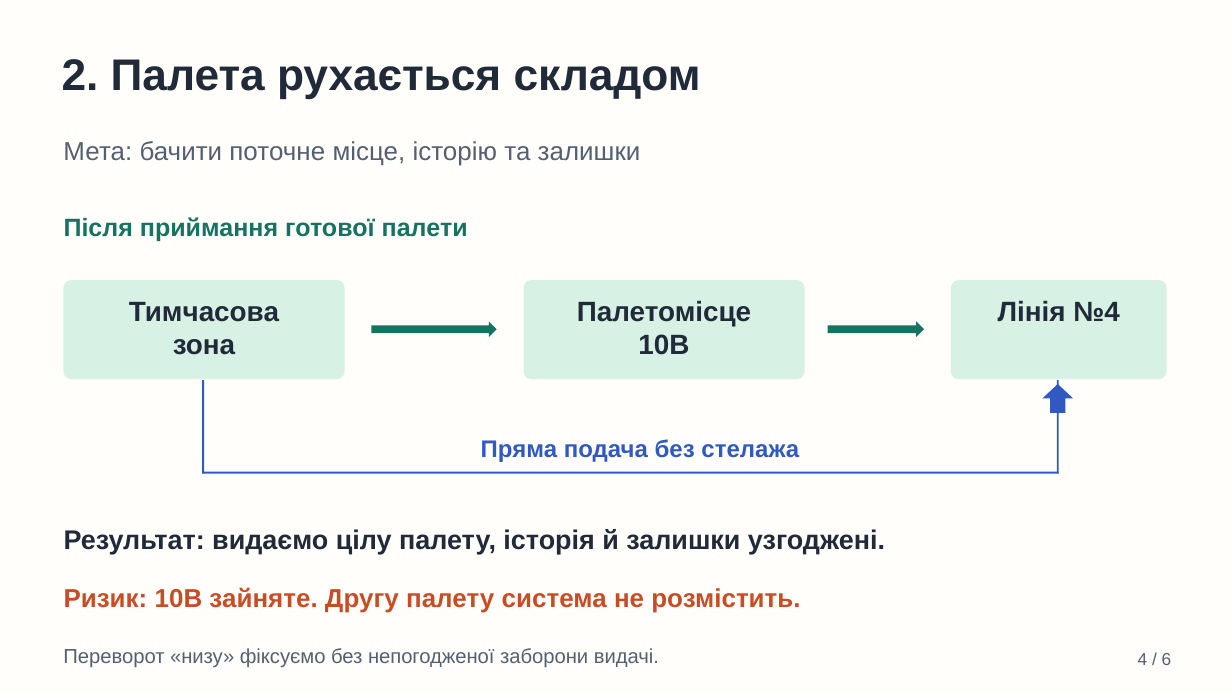
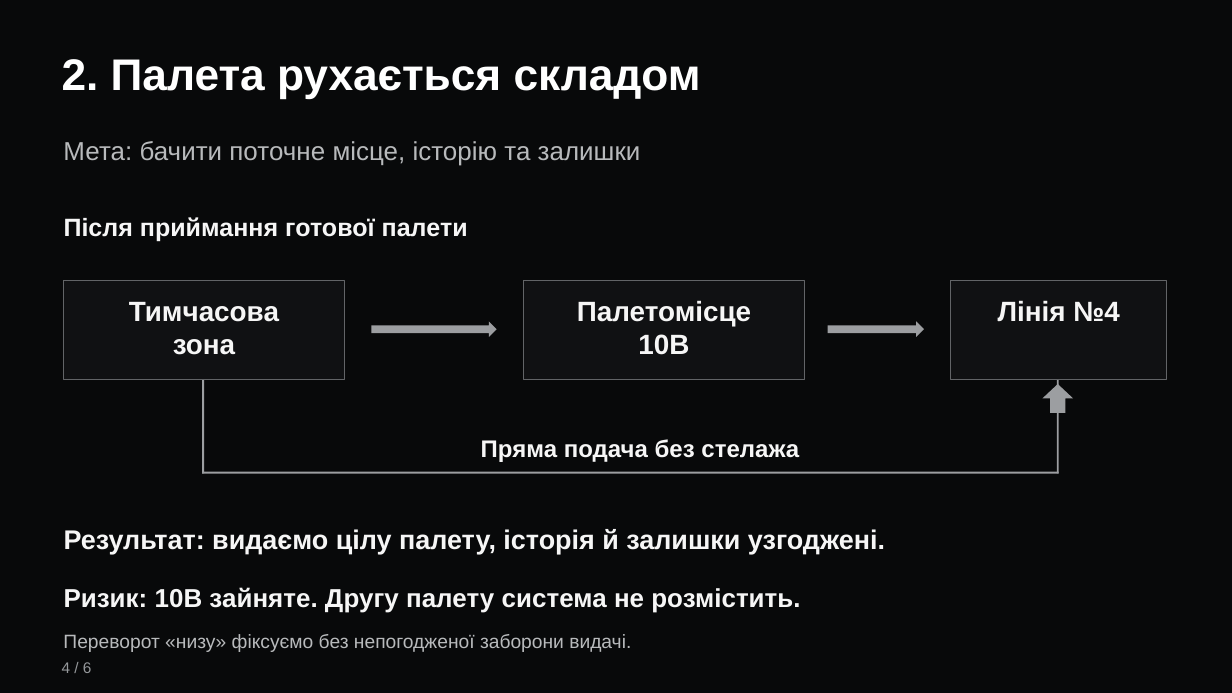
Before and after one commit to olehabram/pallet-warehouse, a slide deck: slide 4 of docs/Iterations_Discussion.pptx. Drawn at 1232x693 pixels with LibreOffice and Linux fonts; fonts in the diff are those of the drawing; background and template pictures are left out. Boxes give left, top, right and bottom in pixels: in the first picture for what was removed or moved away, otherwise in the second. Text is boxed around its words. In the diff, an @@ line names an element or a change of style, - is before the commit and + after.

```diff
--- a/docs/Iterations_Discussion.pptx
+++ b/docs/Iterations_Discussion.pptx
@@ background #FFFEFA to picture (left out) @@
@@ text "2. Палета рухається складом" at bbox=[62, 59, 701, 98]: text colour #202A38 to #FFFFFF @@
@@ text "Мета: бачити поточне місце, історію ..." at bbox=[63, 141, 641, 166]: text colour #546071 to #B8BABC @@
@@ text "Після приймання готової палети" at bbox=[64, 217, 468, 242]: text colour #167261 to #F6F6F6 @@
@@ rounded rectangle to rectangle; fill #D7F1E4 to #101113; outline none to #626467 0.75 pt in 3 elements at bbox=[64, 280, 345, 379], bbox=[524, 280, 805, 379], bbox=[951, 280, 1166, 379] @@
@@ right arrow at bbox=[372, 322, 496, 337]: fill #167261 to #9C9EA1 @@
@@ right arrow at bbox=[828, 322, 924, 337]: fill #167261 to #9C9EA1 @@
@@ fill #305AC2 to #9C9EA1 in 4 elements at bbox=[202, 380, 204, 473], bbox=[202, 471, 1059, 473], bbox=[1057, 380, 1059, 473], bbox=[1043, 384, 1073, 413] @@
@@ text "Пряма подача без стелажа" at bbox=[481, 439, 799, 462]: text colour #305AC2 to #F6F6F6 @@
@@ text colour #202A38 to #F6F6F6 in 4 elements at bbox=[129, 302, 279, 355], bbox=[577, 300, 751, 355], bbox=[998, 300, 1120, 322], bbox=[64, 529, 885, 554] @@
@@ text "Ризик: 10B зайняте. Другу палету ..." at bbox=[64, 587, 800, 613]: text colour #C94D24 to #F6F6F6 @@
@@ text "Переворот «низу» фіксуємо без непогодженої ...": place and size @@
-text "Переворот «низу» фіксуємо без непогодженої ..." at bbox=[63, 648, 659, 667]
+text "Переворот «низу» фіксуємо без непогодженої ..." at bbox=[63, 634, 631, 652]
@@ text "Переворот «низу» фіксуємо без непогодженої ..." at bbox=[63, 634, 631, 652]: size 15.8 to 15 pt, text colour #546071 to #B8BABC @@
@@ text "4 / 6": place and size @@
-text "4 / 6" at bbox=[1138, 653, 1172, 665]
+text "4 / 6" at bbox=[62, 662, 92, 673]
@@ text "4 / 6" at bbox=[62, 662, 92, 673]: size 13.5 to 12 pt, text colour #546071 to #95989B; alignment right to left @@
```
Also in this commit, not shown: 5 other slides changed.
